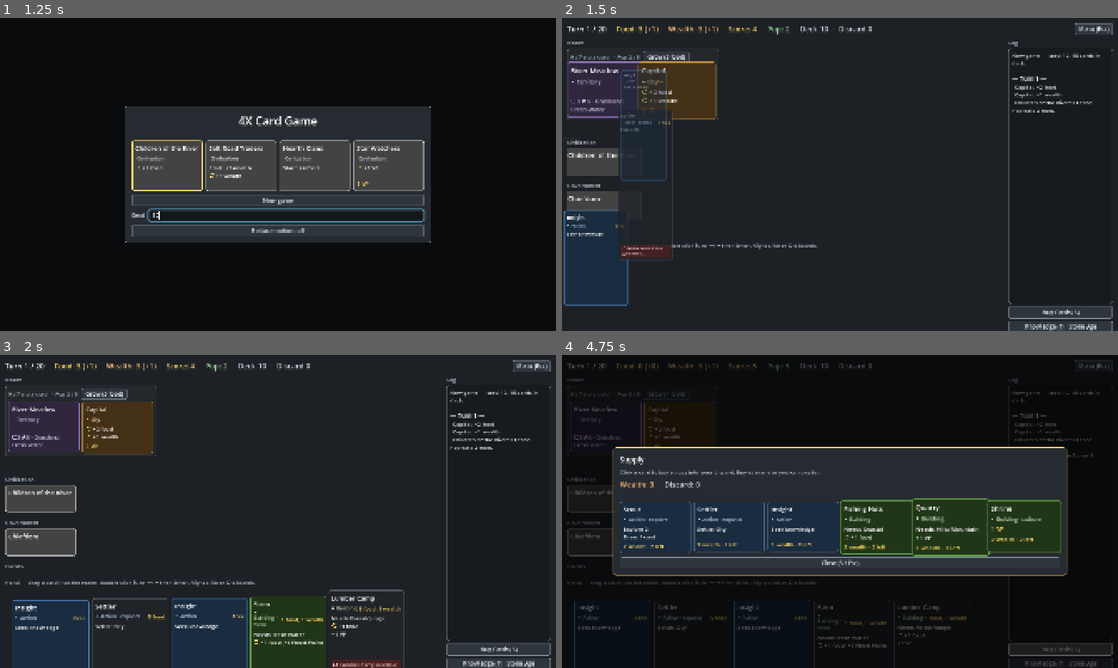
Above: before the commit, frames 1-4 (two rows, left to right).
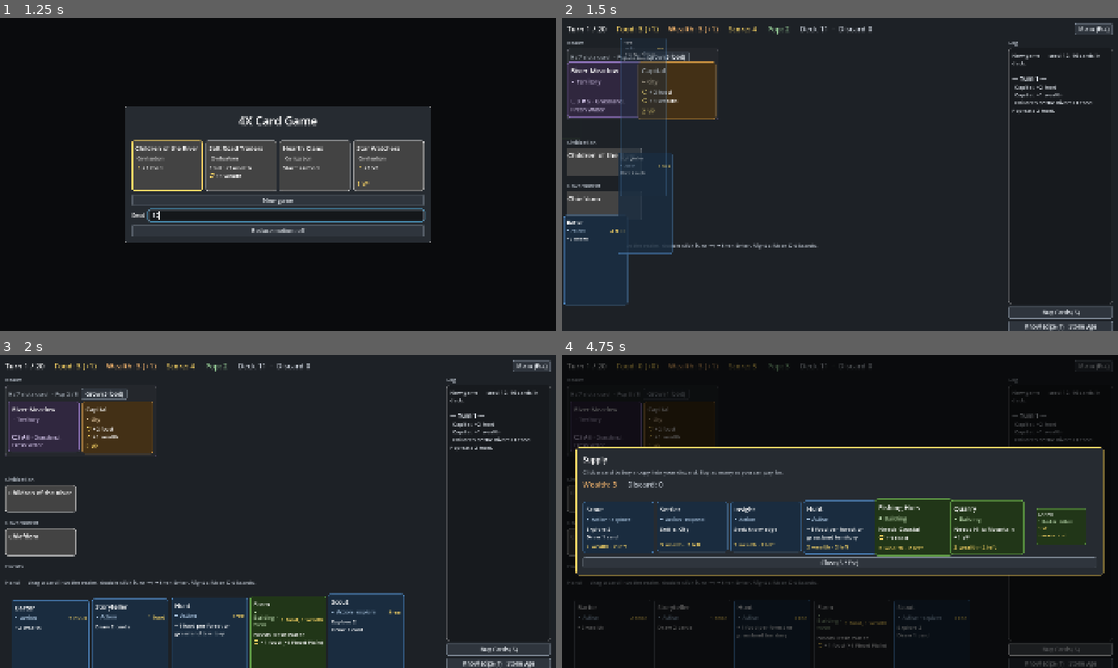
Above: after the commit, the same moments.

Repository: r888888888/4x-card-game
Game: Godot game, scene res://ui/main.tscn
Two runs of this game, one before a commit and one after it. Both use one fixed random seed, a clock stepped at 60 frames per second and the inputs below.
Inputs (mouse positions are in pixels of both pictures, inside the frame that each line leads up to):
- Up to frame 1 (1.25 s): click (283, 215) at 0.52 s; type "12" at 0.6 s
- Up to frame 2 (1.5 s): click "New game" at 1.25 s
- Up to frame 3 (2 s): no input
- Up to frame 4 (4.75 s): tap Enter (ui_accept) at 2 s; drag from (606, 426) to (895, 442) at 2.02 s; drag from (678, 426) to (812, 574) at 2.77 s; click "Grow (3 food)" at 3.5 s; click "Buy Cards (S)" at 4.25 s

Frame 1 is identical in both runs. In frame 2, 1.6% of the frame differs, in the area x 0-93%, y 2-92%; in frame 3, 2.0%; in frame 4, 12%, in the area x 2-98%, y 2-100%.

Commit message:
081: gain_per_keyword op and Hunt
Co-Authored-By: Claude Opus 5.5 <noreply@anthropic.com>

Diff:
--- a/data/cards.json
+++ b/data/cards.json
@@ -40,6 +40,11 @@
       "id": "barter", "name": "Barter", "type": "action",
       "cost": { "food": 2 }, "vp": 0, "tags": [],
       "effects": [ { "op": "gain", "resource": "wealth", "amount": 2 } ]
+    },
+    {
+      "id": "hunt", "name": "Hunt", "type": "action",
+      "cost": {}, "vp": 0, "tags": [],
+      "effects": [ { "op": "gain_per_keyword", "resource": "food", "amount": 1, "keywords": ["forest", "grassland"] } ]
     },
     {
       "id": "storyteller", "name": "Storyteller", "type": "action",
--- a/data/config.json
+++ b/data/config.json
@@ -26,12 +26,14 @@
     "lumber_camp": 2,
     "research": 2,
     "barter": 1,
-    "storyteller": 1
+    "storyteller": 1,
+    "hunt": 1
   },
   "supply": {
     "scout": { "price": 2, "count": 2 },
     "settler": { "price": 3, "count": 2 },
     "research": { "price": 3, "count": 2 },
+    "hunt": { "price": 2, "count": 2 },
     "fishing_huts": { "price": 2, "count": 2 },
     "quarry": { "price": 2, "count": 2 },
     "shrine": { "price": 2, "count": 2 },
--- a/engine/effect_registry.gd
+++ b/engine/effect_registry.gd
@@ -6,6 +6,7 @@
 const OPS := {
 	"gain": preload("res://engine/effects/gain_effect.gd"),
 	"gain_per_tag": preload("res://engine/effects/gain_per_tag_effect.gd"),
+	"gain_per_keyword": preload("res://engine/effects/gain_per_keyword_effect.gd"),
 	"draw": preload("res://engine/effects/draw_effect.gd"),
 	"create": preload("res://engine/effects/create_effect.gd"),
 	"score": preload("res://engine/effects/score_effect.gd"),
--- /dev/null
+++ b/engine/effects/gain_per_keyword_effect.gd
@@ -0,0 +1,45 @@
+extends Effect
+## { "op": "gain_per_keyword", "resource": "food", "amount": 1, "keywords": ["forest", "grassland"] }
+## Gains amount x (settled territories with any of the keywords, printed or rolled). amount defaults to 1.
+
+var resource: String
+var amount: int
+var keywords: Array[String] = []
+
+
+## Changes only what upkeep_forecast restores (see Effect.upkeep_ok).
+func upkeep_ok() -> bool:
+	return true
+
+
+func fields() -> Array[String]:
+	return ["resource", "amount", "keywords"]
+
+
+func configure(data: Dictionary, ctx: Dictionary, errors: Array[String]) -> void:
+	resource = Fields.read_string(data, "resource", errors, ctx.resources)
+	amount = Fields.read_int(data, "amount", errors, 1, 1)
+	var raw: Variant = data.get("keywords")
+	if not (raw is Array) or raw.is_empty():
+		errors.append("'keywords' must be a non-empty list of keyword ids")
+		return
+	for k in raw:
+		if not (k is String) or not ctx.keywords.has(k):
+			errors.append("unknown keyword '%s' in 'keywords'" % [k])
+		else:
+			keywords.append(k)
+
+
+func apply(engine: GameEngine, source: CardInstance) -> void:
+	engine.gain(resource, amount * engine.count_territories_with(keywords), source)
+
+
+func describe(_card_db: Dictionary) -> String:
+	var names: PackedStringArray = []
+	for k in keywords:
+		names.append(k.replace("_", " "))
+	return "+%d %s per %s territory" % [amount, resource, " or ".join(names)]
+
+
+func describe_long(_card_db: Dictionary) -> String:
+	return "+%d %s for each settled territory with %s" % [amount, resource, CardDef.keyword_names(keywords)]
--- a/engine/game_engine.gd
+++ b/engine/game_engine.gd
@@ -145,6 +145,12 @@
 	return Territories.keywords_of(self, uid)
 
 
+## How many settled territories (in the tableau) have any of keywords, printed or rolled; each counts once.
+func count_territories_with(keywords: Array[String]) -> int:
+	return zone("tableau").cards.filter(func(c: CardInstance):
+		return c.def.type == CardDef.TERRITORY and keywords.any(func(k): return c.keywords.has(k))).size()
+
+
 ## Food to grow settled territory territory_uid by 1 pop: its current pop + 1.
 func grow_cost(territory_uid: int) -> int:
 	return pop(territory_uid) + 1
Not shown, added: engine/effects/gain_per_keyword_effect.gd.uid
Not shown, changed: docs/backlog/081-gain-per-keyword-op.md
